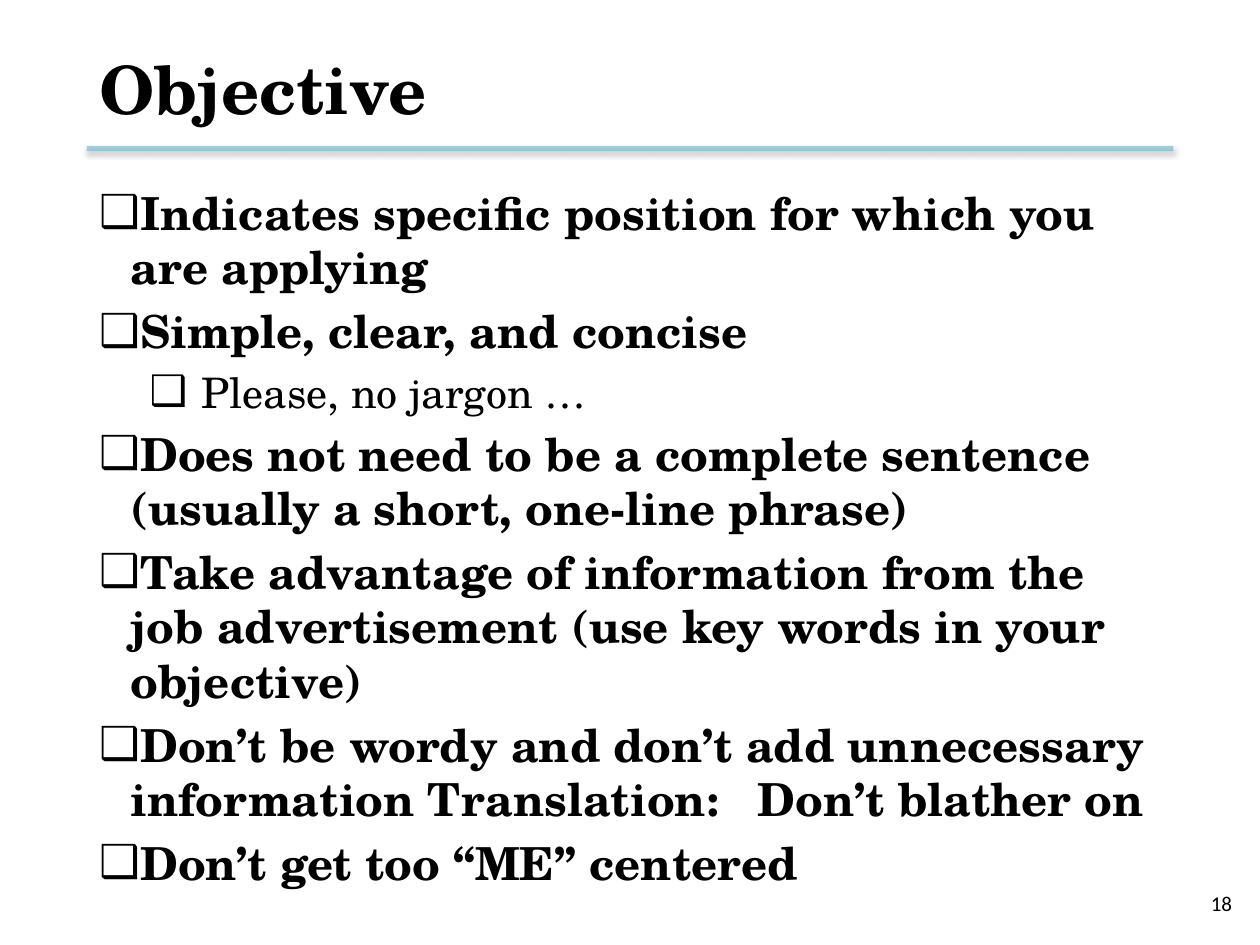
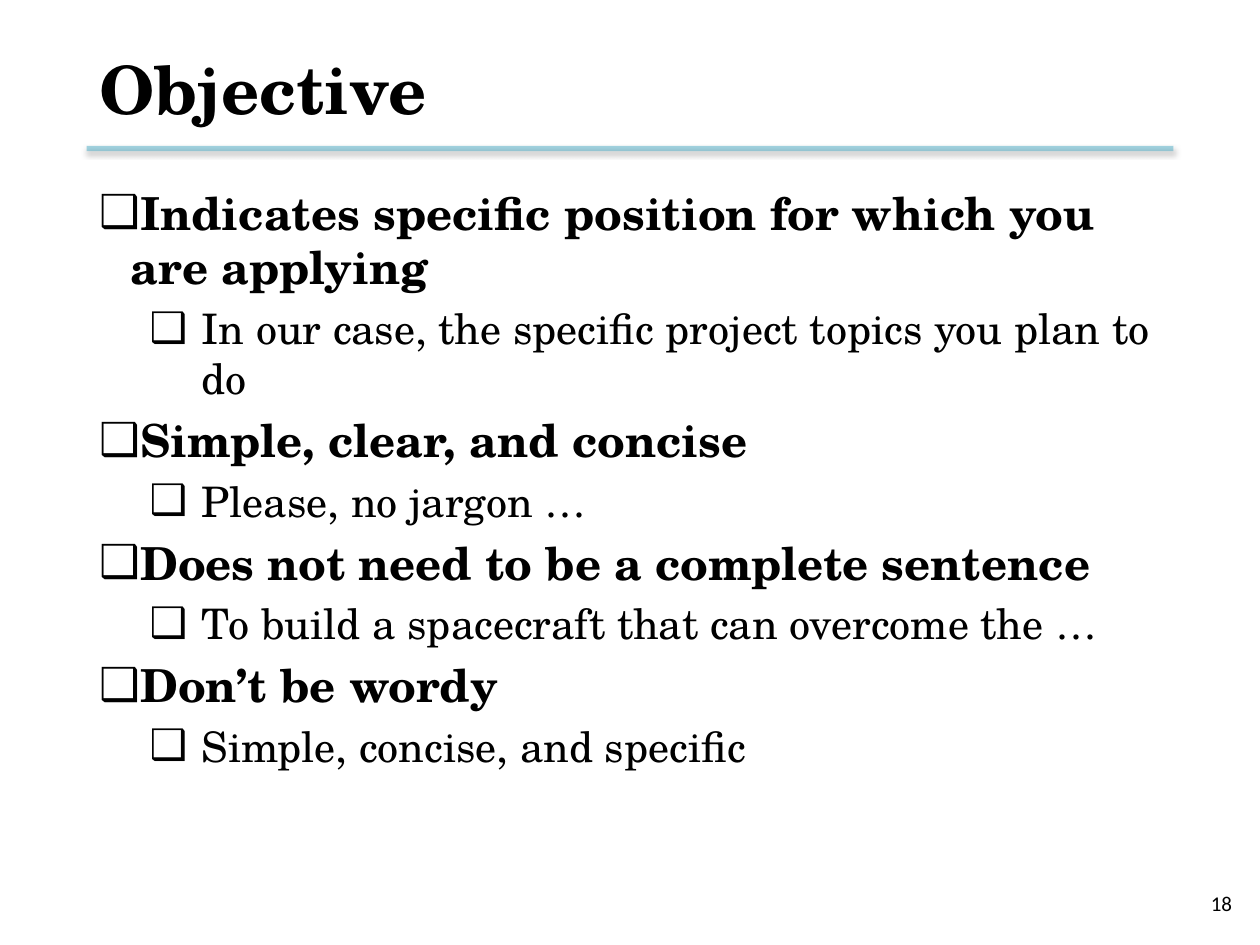
Before and after one commit to tsung-wei-huang/cs3992, a slide deck: slide 18 of slides/lecture2.pptx. Drawn at 1260x945 pixels with LibreOffice and Linux fonts; fonts in the diff are those of the drawing; background and template pictures are left out. Boxes give left, top, right and bottom in pixels: in the first picture for what was removed or moved away, otherwise in the second. Text is boxed around its words. In the diff, an @@ line names an element or a change of style, - is before the commit and + after.

```diff
--- a/slides/lecture2.pptx
+++ b/slides/lecture2.pptx
@@ text at [202, 313, 1149, 395]: paragraph added @@
+  ❑ In our case, the specific project topics you plan to do
@@ text at [140, 546, 1090, 771]: text changed; size 26 to 24 pt; bold off @@
-❑ Does not need to be a complete sentence (usually a short, one-line phrase)
-❑ Take advantage of information from the job advertisement (use key words in your objective)
-❑ Don’t be wordy and don’t add unnecessary information Translation: Don’t blather on
-❑ Don’t get too “ME” centered
+❑ Does not need to be a complete sentence
+  ❑ To build a spacecraft that can overcome the …
+❑ Don’t be wordy
+  ❑ Simple, concise, and specific
```
Also in this commit, not shown: 4 other slides changed, 1 other file.
